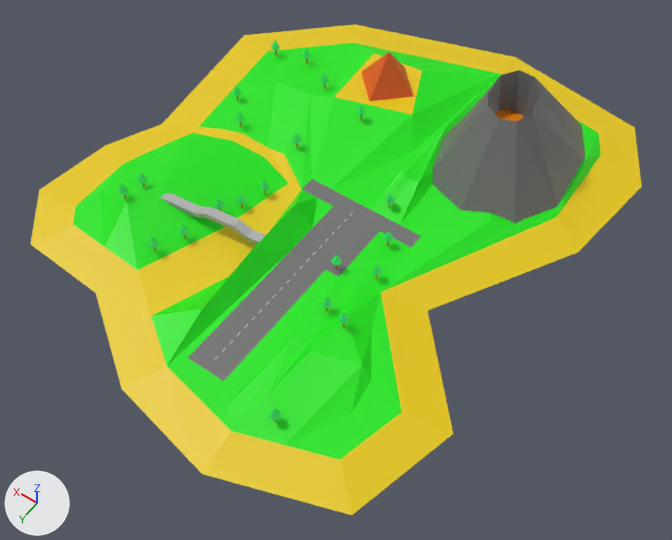
The OBJ model SDL2_stuff/objtosb3d/islandx.obj: old version first, new version second.
The view is the same before and after, from a 50 mm camera at (-9.9, 14.03, 19.21) aimed at (-1.05, 1.66, -0.24). Lighting does not change. The marker at lower left points along +X, +Y and +Z. The picture after the commit comes second. Where no turn or scale is listed for an object, it has been applied to the vertices.

In view in the first picture: 'Island', 'Pyramid', 'bridge', 'volcano' and 21 more.
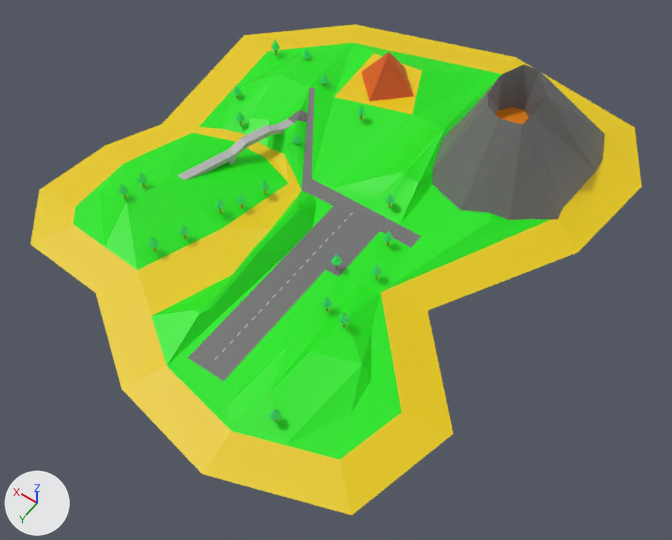
The edits, one by one:
me_bridge is used by ob_bridge; location (0.0, 0.0, 0.0).
me_bridge had 24 vertices, 22 faces and spanned x 0.66..3.93, y 2.34..2.96, z 0.48..0.81.
me_bridge now has 32 vertices, 60 faces and spans x 2.64..4.01, y -1.52..2.17, z 0.2..0.81.
me_bridge part 1: the whole mesh is rebuilt.
me_island is used by ob_island; location (0.0, 0.0, 0.0).
me_island had 360 vertices, 702 faces and spanned x -6.4..7.3, y -8.5..8.3, z 0.0..0.8.
me_island now has 382 vertices, 742 faces and spans x -6.4..7.3, y -8.5..8.3, z 0.0..0.7.
Part 2, on me_island:
10 vertices are removed from x -4.8..4.4, y -5.3..5.0, z 0.2..0.8.
66 faces are deleted.
32 vertices are added at x 0.5..4.5, y -2.9..5.2, z 0.1..0.7.
14 new faces join them, mat_sbx_40 (grey #727272).
89 new faces join them, mat_sbx_35 (green #13e70a).
3 new faces join them, mat_sbx_37 (yellow #e7c800).
me_volcano is used by ob_volcano; location (0.0, 0.0, 0.0).
me_volcano had 41 vertices, 57 faces and spanned x -4.89..-1.12, y -6.84..-1.62, z 0.18..3.12.
me_volcano now has 40 vertices, 55 faces and spans x -5.15..-1.12, y -7.08..-1.62, z 0.13..3.12.
Part 3, on me_volcano:
2 vertices are removed from x -3.27..-3.01, y -4.25..-4.04, z 1.89.
9 faces are deleted.
3 vertices in x -3.43..-3.16, y -4.13..-3.27, z 1.89..2.98 move by (-0.18, 0.0, 0.0).
13 vertices move from x -4.89..-2.62, y -6.84..-2.09, z 0.18..3.12 to x -5.15..-2.62, y -7.08..-2.32, z 0.13..3.12.
1 vertex is added at (-2.98, -4.47, 1.89).
2 new faces join them, mat_sbx_41e (orange #e78000).
5 new faces join them, mat_sbx_40 (grey #727272).

Changed parts and their boxes (x1, y1, x2, y2) in the pictures (672 x 540 px; the box of a moved part takes in the faces that stretch with it):
'volcano', reshaped (12% wider)
    before: (432, 70, 586, 224)
    after: (432, 64, 605, 220)
part 1 of me_bridge, reshaped
    before: (160, 193, 265, 244)
    after: (177, 119, 294, 180)
part 2 of me_island, built on
    before: (151, 43, 601, 365)
    after: (151, 43, 500, 365)
part 3 of me_volcano, moved or reshaped
    before: (499, 70, 586, 224)
    after: (499, 64, 605, 220)
